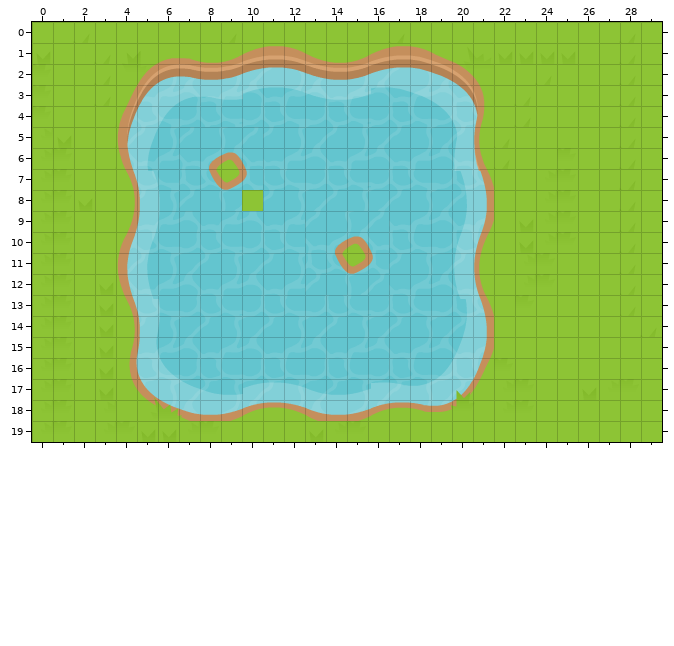
Tiled map: assets/map/map.tmx. That is the earlier state.
Cells are 21x21 px. Shown: x 0..29, y 0..19.
The result:
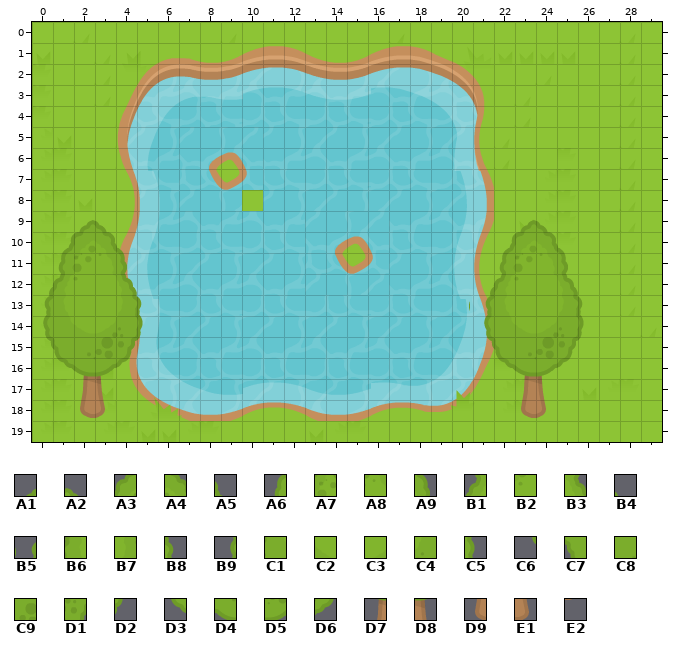
Key: from "RPGpack_sheet_2X": A1 7631, A2 7632, A3 7752, A4 7753, A5 7754, A6 7872, A7 7873, A8 7874, A9 7875, B1 7993, B2 7994, B3 7996, B4 7997, B5 8113, B6 8114, B7 8117, B8 8118, B9 8234, C1 8235, C2 8236, C3 8237, C4 8238, C5 8239, C6 8355, C7 8356, C8 8357, C9 8358, D1 8359, D2 8360, D3 8477, D4 8478, D5 8479, D6 8480, D7 8599, D8 8600, D9 8720, E1 8721, E2 8842.
__ is an empty cell.
Tiles of an added or newly shown layer are drawn over the layers below it.
Change:
{"where": "layer \"Tile Layer 2\" (added)"}
{"y":9,"x":2,"old":"__ __","new":"A1 A2"}
{"y":9,"x":23,"old":"__ __","new":"A1 A2"}
{"y":10,"x":2,"old":"__ __ __","new":"A3 A4 A5"}
{"y":10,"x":23,"old":"__ __ __","new":"A3 A4 A5"}
{"y":11,"x":1,"old":"__ __ __ __","new":"A6 A7 A8 A9"}
{"y":11,"x":22,"old":"__ __ __ __","new":"A6 A7 A8 A9"}
{"y":12,"x":1,"old":"__ __","new":"B1 B2"}
{"y":12,"x":4,"old":"__ __","new":"B3 B4"}
{"y":12,"x":22,"old":"__ __","new":"B1 B2"}
{"y":12,"x":25,"old":"__ __","new":"B3 B4"}
{"y":13,"x":0,"old":"__ __","new":"B5 B6"}
{"y":13,"x":4,"old":"__ __","new":"B7 B8"}
{"y":13,"x":21,"old":"__ __","new":"B5 B6"}
{"y":13,"x":25,"old":"__ __","new":"B7 B8"}
{"y":14,"x":0,"old":"__ __ __ __ __ __","new":"B9 C1 C2 C3 C4 C5"}
{"y":14,"x":21,"old":"__ __ __ __ __ __","new":"B9 C1 C2 C3 C4 C5"}
{"y":15,"x":0,"old":"__ __ __ __ __ __","new":"C6 C7 C8 C9 D1 D2"}
{"y":15,"x":21,"old":"__ __ __ __ __ __","new":"C6 C7 C8 C9 D1 D2"}
{"y":16,"x":1,"old":"__ __ __ __","new":"D3 D4 D5 D6"}
{"y":16,"x":22,"old":"__ __ __ __","new":"D3 D4 D5 D6"}
{"y":17,"x":2,"old":"__ __","new":"D7 D8"}
{"y":17,"x":23,"old":"__ __","new":"D7 D8"}
{"y":18,"x":2,"old":"__ __","new":"D9 E1"}
{"y":18,"x":23,"old":"__ __","new":"D9 E1"}
{"y":19,"x":3,"old":"__","new":"E2"}
{"y":19,"x":24,"old":"__","new":"E2"}
